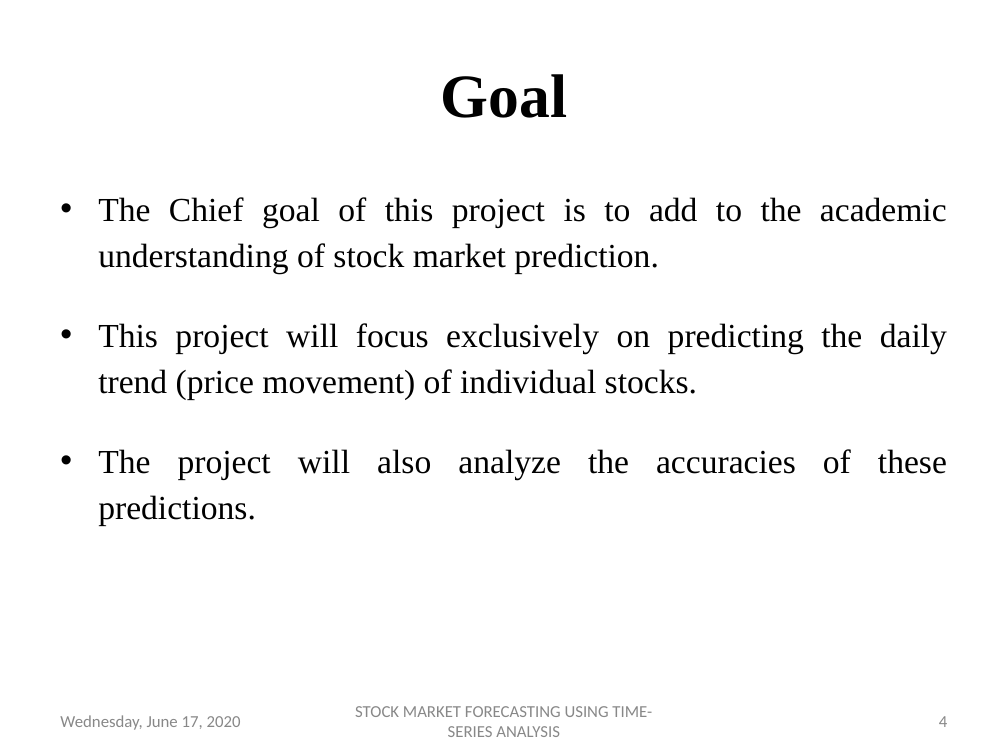
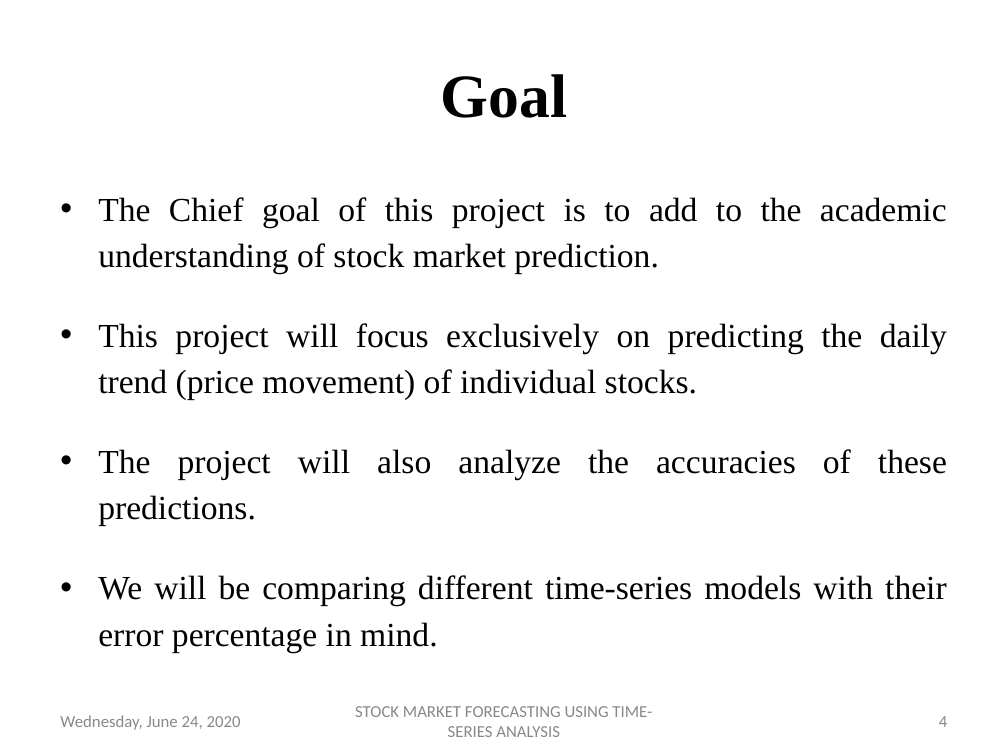
Before and after one commit to dipanshuagarwal/Stock-Market-Forecasting, a slide deck: slide 4 of Meetings/TIP - 10-06-2020.pptx. Drawn at 1008x756 pixels with LibreOffice and Linux fonts; fonts in the diff are those of the drawing; background and template pictures are left out. Boxes give left, top, right and bottom in pixels: in the first picture for what was removed or moved away, otherwise in the second. Text is boxed around its words. In the diff, an @@ line names an element or a change of style, - is before the commit and + after.

```diff
--- a/Meetings/TIP - 10-06-2020.pptx
+++ b/Meetings/TIP - 10-06-2020.pptx
@@ text at (x1=98, y1=575, x2=947, y2=652): paragraph added @@
+• We will be comparing different time-series models with their error percentage in mind.
@@ text at (x1=60, y1=715, x2=241, y2=730): text changed @@
-Wednesday, June 17, 2020
+Wednesday, June 24, 2020
```
Also in this commit, not shown: 18 other slides changed, 5 slides added, 3 slides removed, 17 other files.
